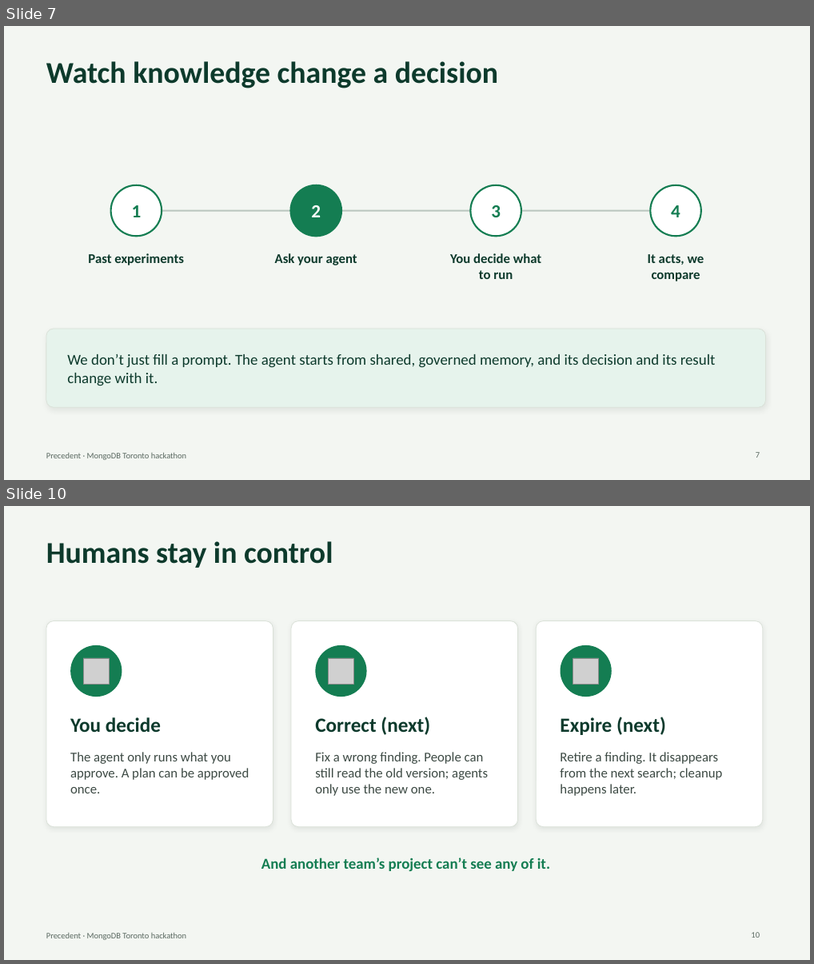
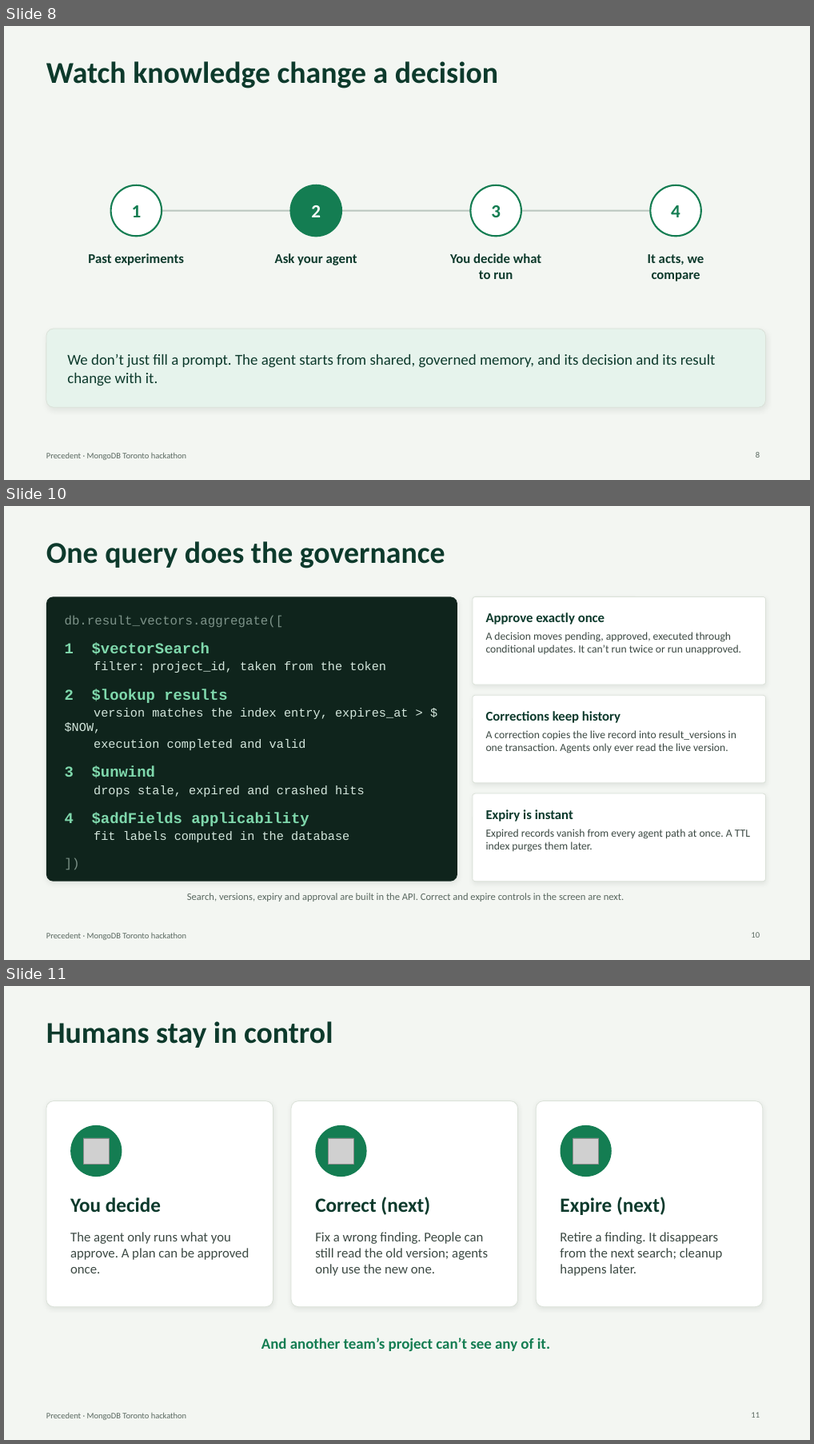
Before and after one commit to SalmaRoshdy-YG/Hackathon-project, a slide deck: docs/deck/precedent-deck.pptx. Shown one above the other, each under a label of ours: slides 7 and 10 before the commit, slides 8, 10 and 11 after it; the slides between them are not shown. The pictures are 814x964 and 814x1444 pixels, drawn with LibreOffice and Linux fonts; fonts in the diff are those of the drawing; grey boxes stand for pictures. Boxes give left, top, right and bottom in pixels: in the first picture for what was removed or moved away, otherwise in the second. Text is boxed around its words. In the diff, an @@ line names an element or a change of style, - is before the commit and + after.

```diff
--- a/docs/deck/precedent-deck.pptx
+++ b/docs/deck/precedent-deck.pptx
@@ slide 10 added at box(4, 506, 810, 960), background #F3F6F2; not listed: 1 template element that a slide beside it also shows @@
@@ title added at box(46, 541, 446, 568), 36 pt, text #0D3A2C, bold @@
+One query does the governance
@@ rounded rectangle added at box(46, 596, 458, 881), fill #0F241C @@
@@ rounded rectangle added at box(473, 596, 766, 684), fill #FFFFFF, outline #DAE1D8 0.75 pt @@
@@ text added at box(65, 615, 408, 842), 14.5 pt, text #D3E6DC @@
+db.result_vectors.aggregate([
+1 $vectorSearch
+filter: project_id, taken from the token
+2 $lookup results
+version matches the index entry, expires_at > $$NOW,
+execution completed and valid
+3 $unwind
+drops stale, expired and crashed hits
+4 $addFields applicability
+fit labels computed in the database
+])
@@ text added at box(486, 612, 742, 654), 13 pt, text #3D4A44 @@
+Approve exactly once
+A decision moves pending, approved, executed through conditional updates. It can’t run twice or run unapproved.
@@ rounded rectangle added at box(473, 695, 766, 783), fill #FFFFFF, outline #DAE1D8 0.75 pt @@
@@ text added at box(486, 711, 737, 753), 13 pt, text #3D4A44 @@
+Corrections keep history
+A correction copies the live record into result_versions in one transaction. Agents only ever read the live version.
@@ rounded rectangle added at box(473, 793, 766, 881), fill #FFFFFF, outline #DAE1D8 0.75 pt @@
@@ text added at box(486, 809, 750, 852), 13 pt, text #3D4A44 @@
+Expiry is instant
+Expired records vanish from every agent path at once. A TTL index purges them later.
@@ text added at box(187, 892, 625, 901), 12 pt, text #5A6961 @@
+Search, versions, expiry and approval are built in the API. Correct and expire controls in the screen are next.
@@ page number added at box(751, 932, 760, 937), 10 pt, text #5A6961 @@
+10
@@ what was slide 7 is now slide 8 @@
@@ page number at box(756, 452, 760, 457): text changed @@
-7
+8
@@ what was slide 10 is now slide 11 @@
@@ page number at box(751, 1412, 760, 1417): text changed @@
-10
+11
```
Also in this commit, not shown: 1 other slide added, 1 slide removed.
